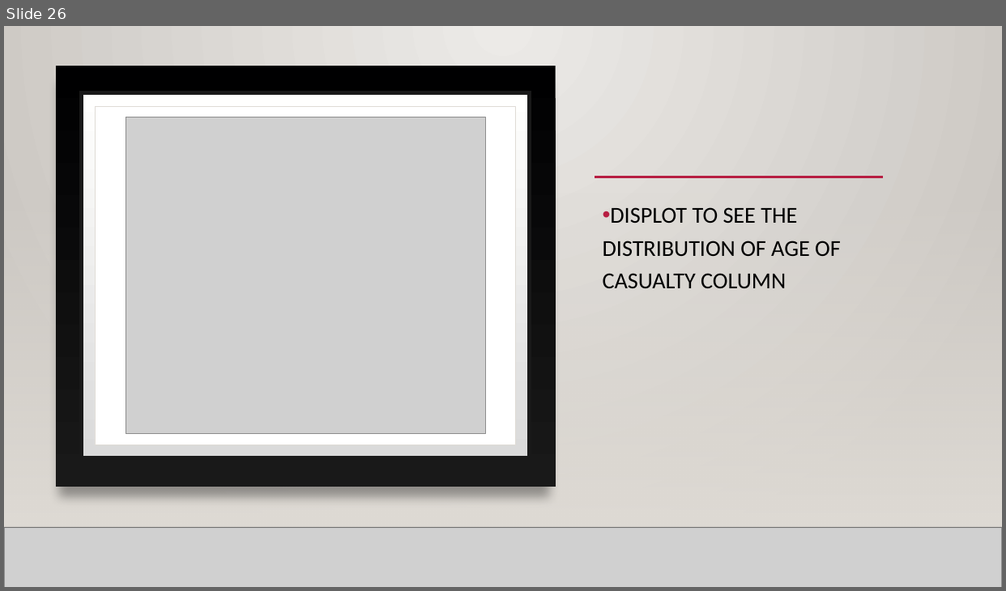
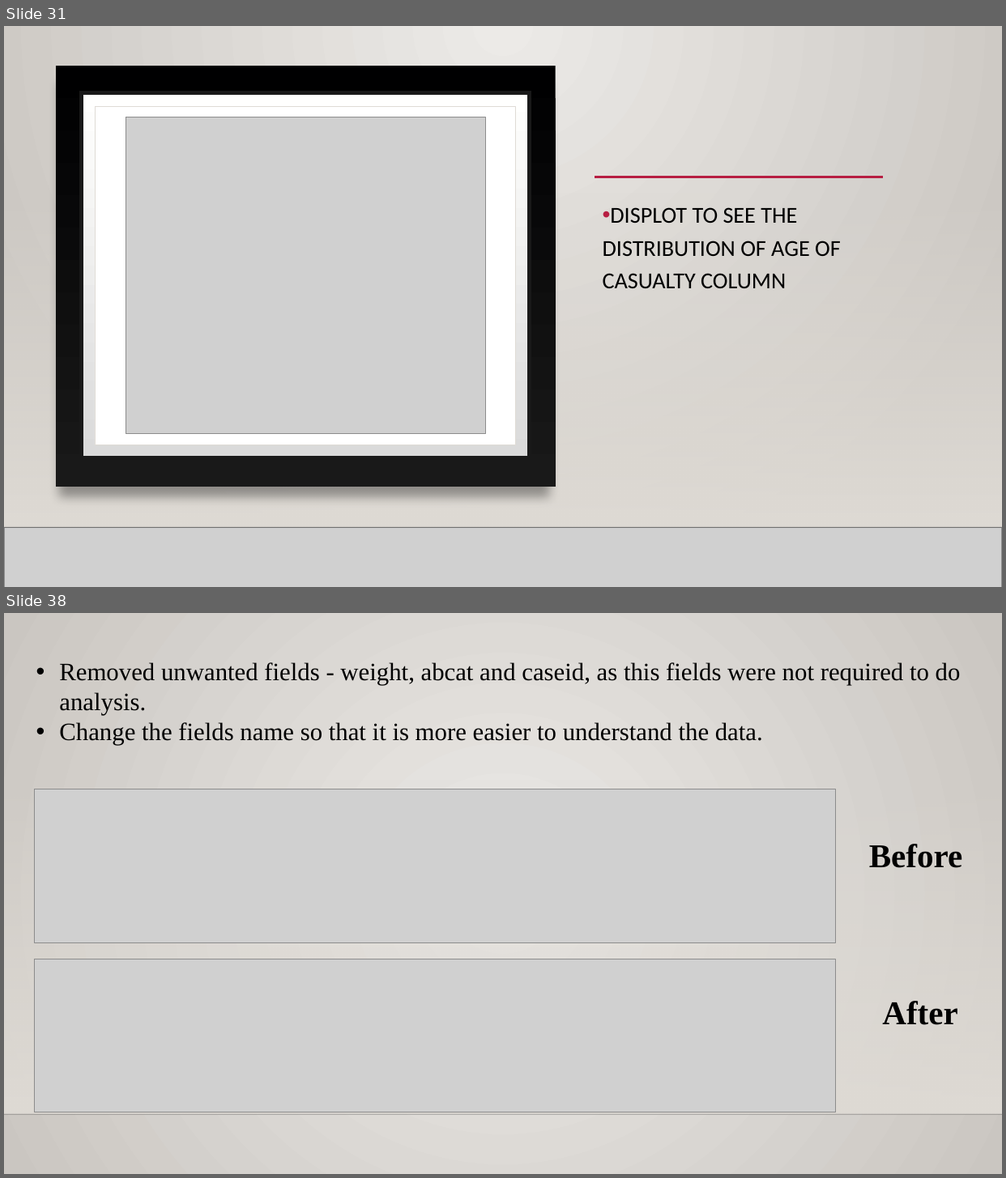
Before and after one commit to rajgabani/DAB-103-006-001, a slide deck: Project.pptx. Shown one above the other, each under a label of ours: slide 26 before the commit, slides 31 and 38 after it; the slides between them are not shown. The pictures are 1006x591 and 1006x1178 pixels, drawn with LibreOffice and Linux fonts; fonts in the diff are those of the drawing; grey boxes stand for pictures; background and template pictures are left out. Boxes give left, top, right and bottom in pixels: in the first picture for what was removed or moved away, otherwise in the second. Text is boxed around its words. In the diff, an @@ line names an element or a change of style, - is before the commit and + after.

```diff
--- a/Project.pptx
+++ b/Project.pptx
@@ slide 38 added at (4,613,1002,1174), background gradient #ECEAE7 to #CAC7C1; not listed: 2 template elements that a slide beside it also shows @@
@@ text added at (59,662,961,745), 24 pt, text #000000 @@
+• Removed unwanted fields - weight, abcat and caseid, as this fields were not required to do analysis.
+• Change the fields name so that it is more easier to understand the data.
@@ picture added at (35,789,836,943) @@
@@ text added at (869,844,962,868), 32 pt, text #000000, bold @@
+Before
@@ picture added at (35,959,836,1112) @@
@@ text added at (882,1001,957,1025), 32 pt, text #000000, bold @@
+After
@@ what was slide 26 is now slide 31 @@
```
Also in this commit, not shown: 21 slides changed, 28 other slides added, 3 slides removed, 1 other file.
